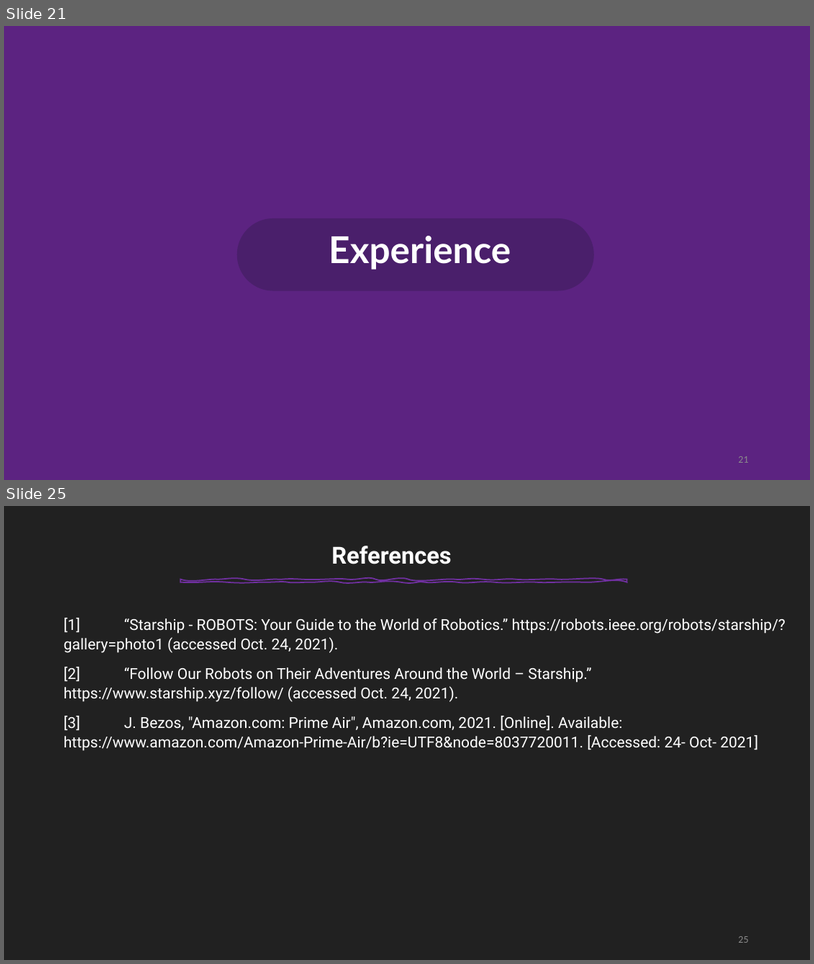
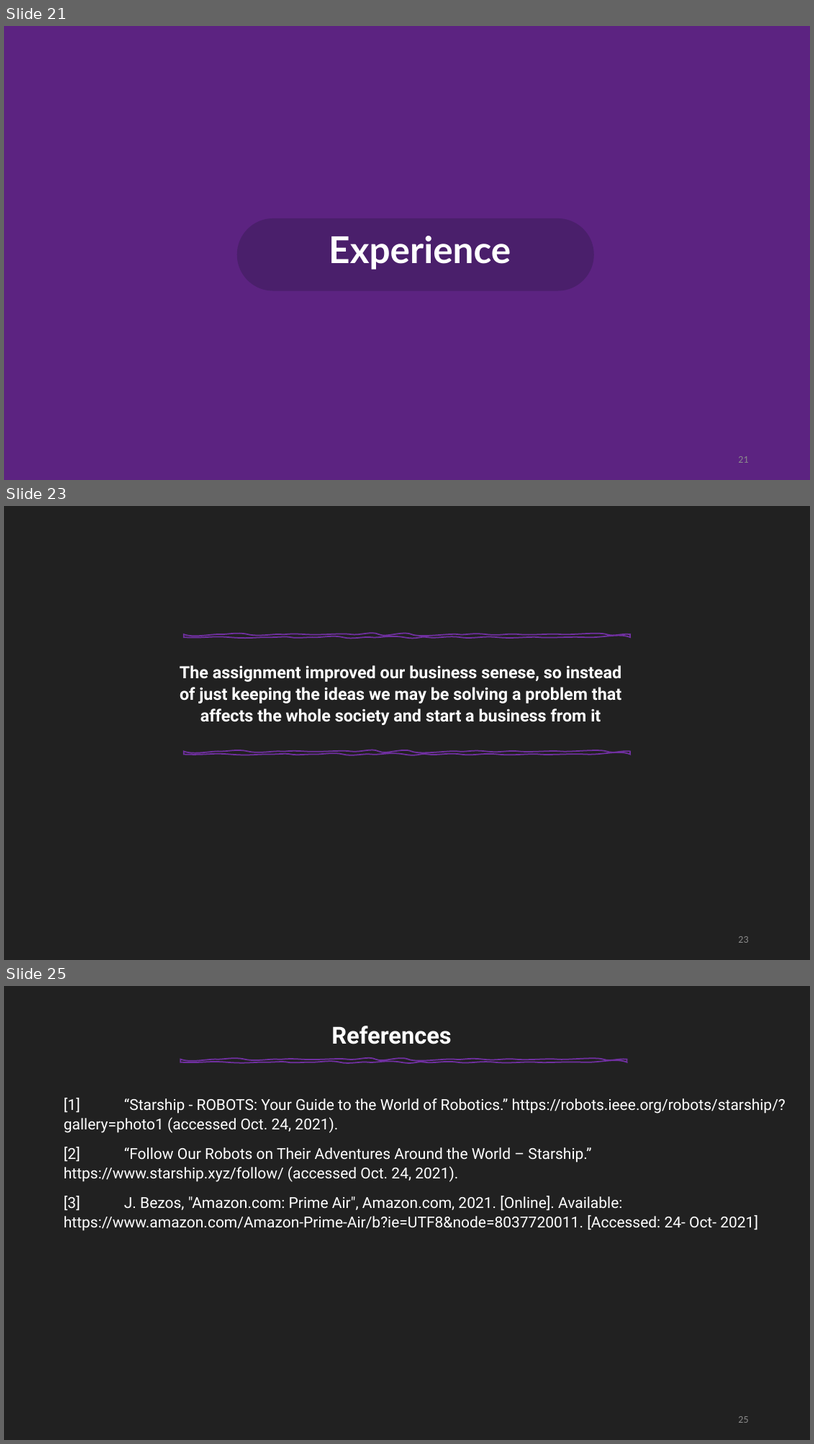
Before and after one commit to Mhd-Ghd/on-campus-delivery-robot, a slide deck: reports/report-2/Press#2.pptm. Shown one above the other, each under a label of ours: slides 21 and 25 before the commit, slides 21, 23 and 25 after it; the slides between them are not shown. The pictures are 814x964 and 814x1444 pixels, drawn with LibreOffice and Linux fonts; fonts in the diff are those of the drawing. Boxes give left, top, right and bottom in pixels: in the first picture for what was removed or moved away, otherwise in the second. Text is boxed around its words. In the diff, an @@ line names an element or a change of style, - is before the commit and + after.

Commit message:
business model complete version

```diff
--- a/reports/report-2/Press#2.pptm
+++ b/reports/report-2/Press#2.pptm
@@ slide 23 added at (4, 506, 810, 960), background #212121 @@
@@ freeform shape added at (184, 634, 630, 637), outline #7030A0 1.5 pt @@
@@ text added at (180, 665, 622, 725), 20 pt, text #FFFFFF, bold @@
+The assignment improved our business senese, so instead of just keeping the ideas we may be solving a problem that affects the whole society and start a business from it
@@ freeform shape added at (184, 751, 630, 754), outline #7030A0 1.5 pt @@
@@ page number added at (738, 936, 748, 942), 12 pt, text #8B8B8B @@
+23
```
Also in this commit, not shown: 5 slides changed, 2 other slides added, 3 slides removed.
